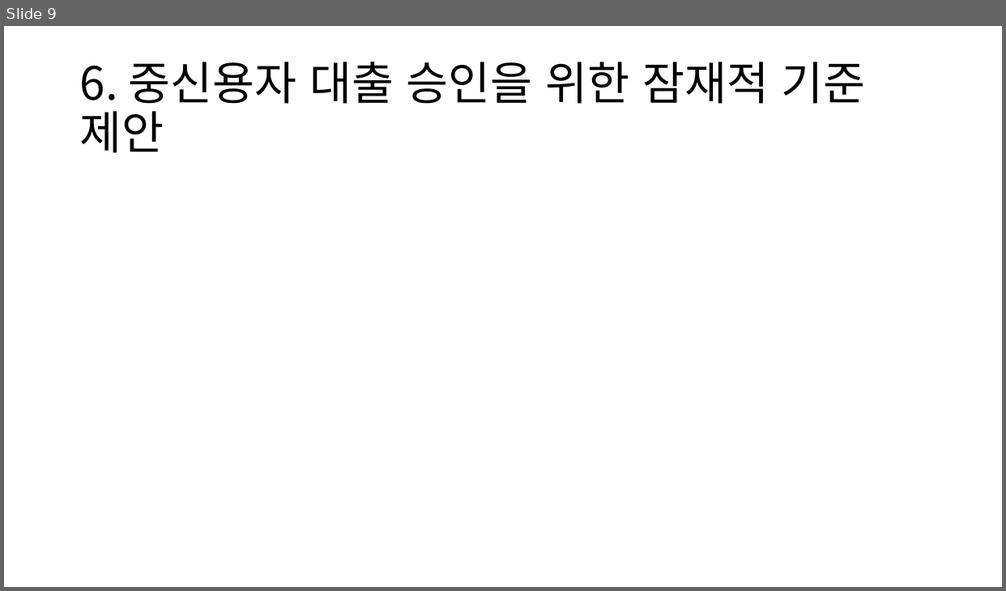
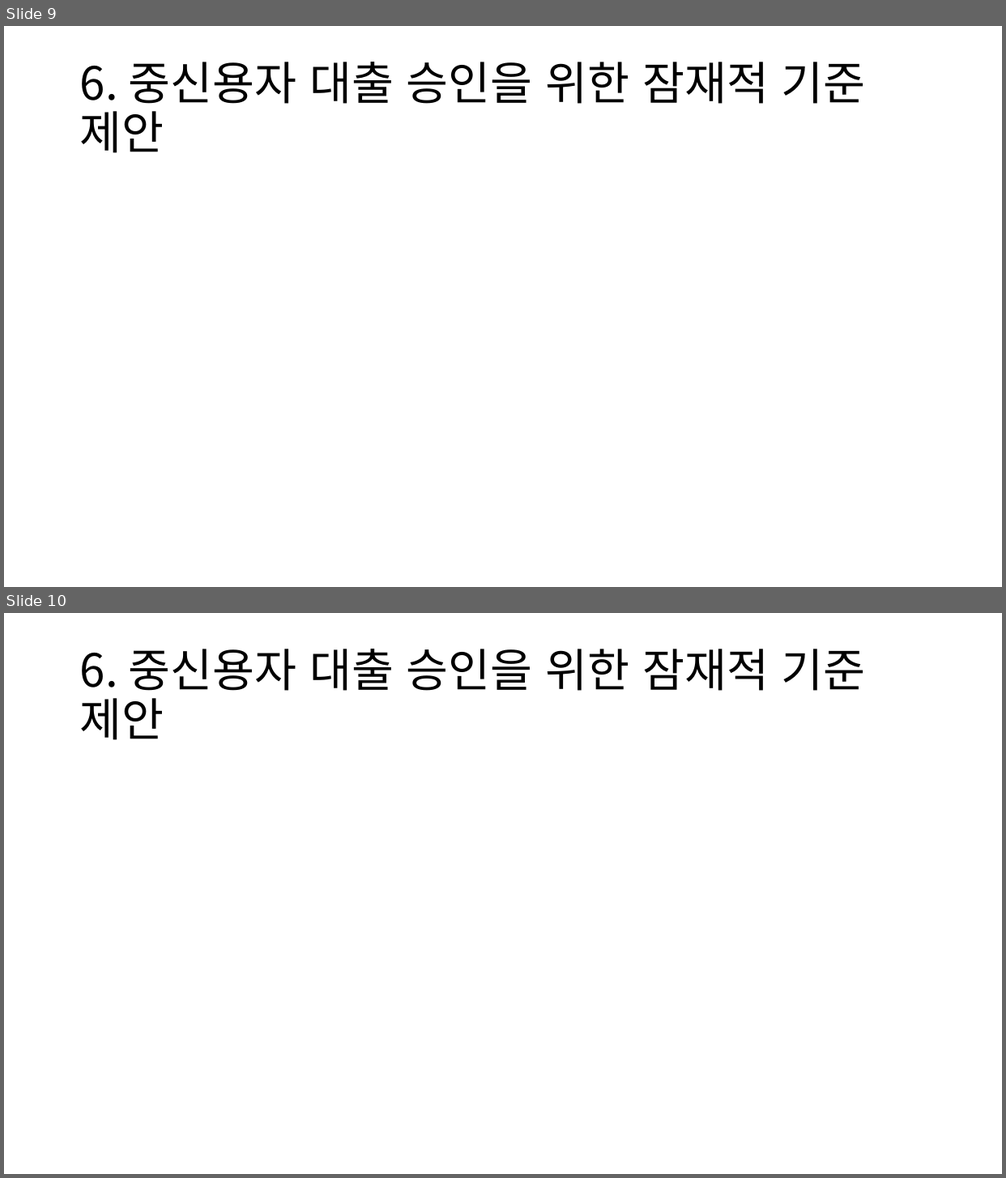
Before and after one commit to HANARONE/dh01, a slide deck: 개인고객 신용등급 산정 모델링.pptx. Shown one above the other, each under a label of ours: slide 9 before the commit, slides 9 and 10 after it. The pictures are 1006x591 and 1006x1178 pixels, drawn with LibreOffice and Linux fonts; fonts in the diff are those of the drawing. Boxes give left, top, right and bottom in pixels: in the first picture for what was removed or moved away, otherwise in the second. Text is boxed around its words. In the diff, an @@ line names an element or a change of style, - is before the commit and + after.

```diff
--- a/개인고객 신용등급 산정 모델링.pptx
+++ b/개인고객 신용등급 산정 모델링.pptx
@@ slide 10 added at (4,613,1002,1174), background #FFFFFF @@
@@ title added at (80,649,866,740), 44 pt, text #000000 @@
+6. 중신용자 대출 승인을 위한 잠재적 기준 제안
```
Also in this commit, not shown: 3 slides changed, 2 other slides added, 5 other files.
